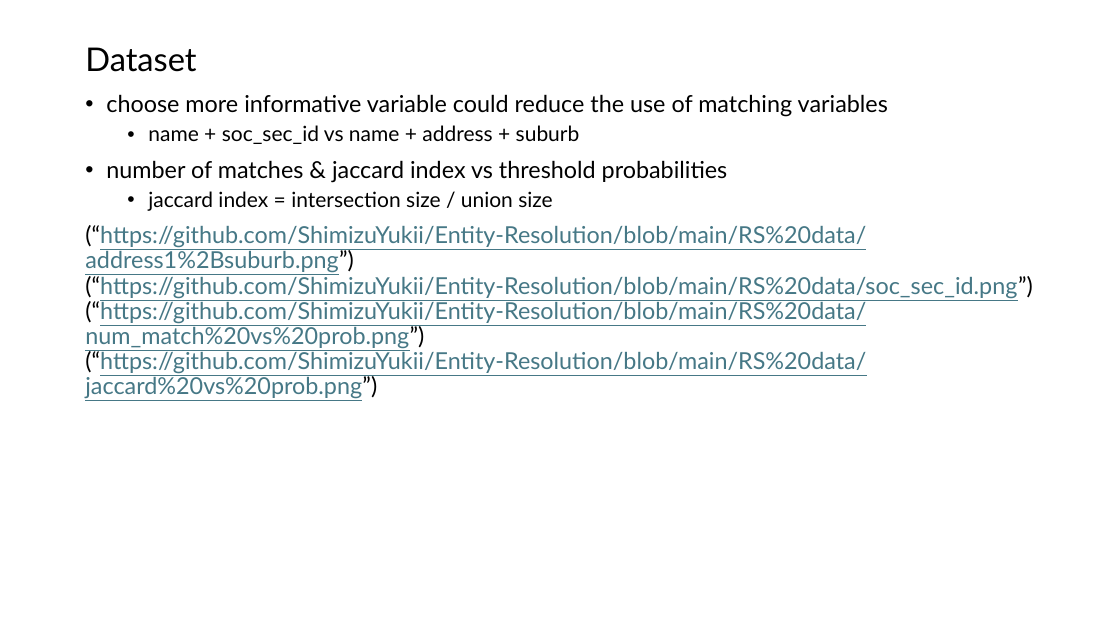
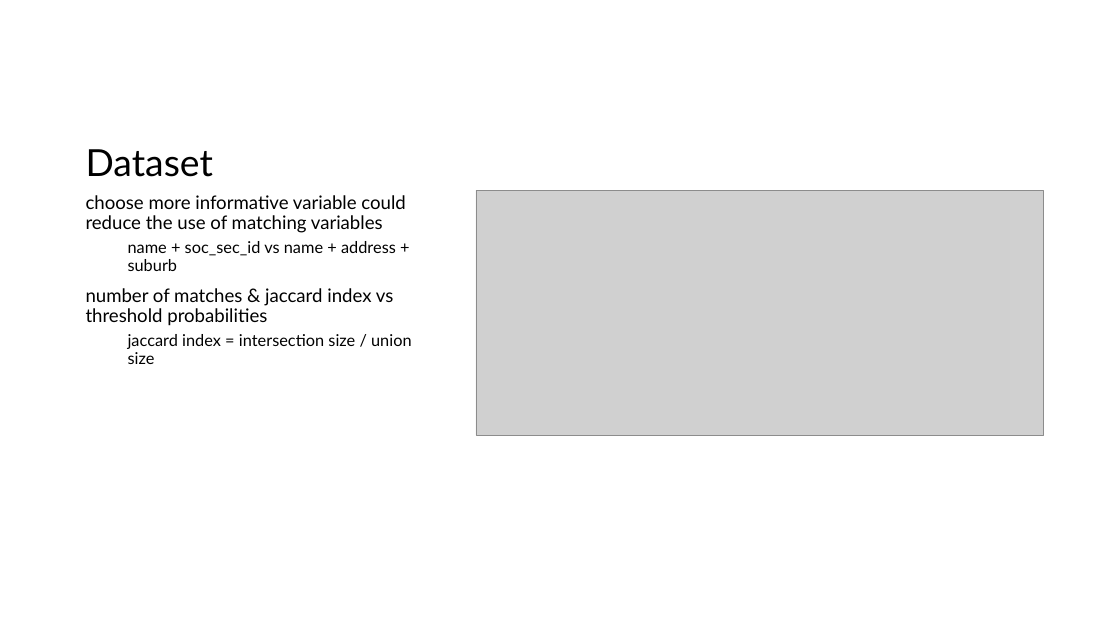
Before and after one commit to ShimizuYukii/Entity-Resolution, a slide deck: slide 10 of Presentation.pptx. Drawn at 1120x630 pixels with LibreOffice and Linux fonts; fonts in the diff are those of the drawing; grey boxes stand for pictures. Boxes give left, top, right and bottom in pixels: in the first picture for what was removed or moved away, otherwise in the second. Text is boxed around its words. In the diff, an @@ line names an element or a change of style, - is before the commit and + after.

```diff
--- a/Presentation.pptx
+++ b/Presentation.pptx
@@ title "Dataset": place and size @@
-title "Dataset" at [85,47,196,72]
+title "Dataset" at [86,149,213,177]
@@ title "Dataset" at [86,149,213,177]: size 28 to 32 pt; vertical alignment middle to bottom @@
@@ text "choose more informative variable could ...": place and size @@
-text "choose more informative variable could ..." at [85,94,1033,399]
+text "choose more informative variable could ..." at [86,195,412,364]
@@ text "choose more informative variable could ..." at [86,195,412,364]: size 20 to 16 pt in "choose more informative variable could reduce the ...", "number of matches & jaccard index vs ..."; size 18 to 14 pt in "name + soc_sec_id vs name + address ...", "jaccard index = intersection size / union ..."; bullet • to none @@
@@ picture added at [476,190,1044,435] @@
@@ text at [85,225,1033,399]: paragraph removed @@
-(“https://github.com/ShimizuYukii/Entity-Resolution/blob/main/RS%20data/address1%2Bsuburb.png”) (“https://github.com/ShimizuYukii/Entity-Resolution/blob/main/RS%20data/soc_sec_id.png”) (“https://github.com/ShimizuYukii/Entity-Resolution/blob/main/RS%20data/num_match%20vs%20prob.png”) (“https://github.com/ShimizuYukii/Entity-Resolution/blob/main/RS%20data/jaccard%20vs%20prob.png”)
```
Also in this commit, not shown: 1 other slide changed, 1 other file.
